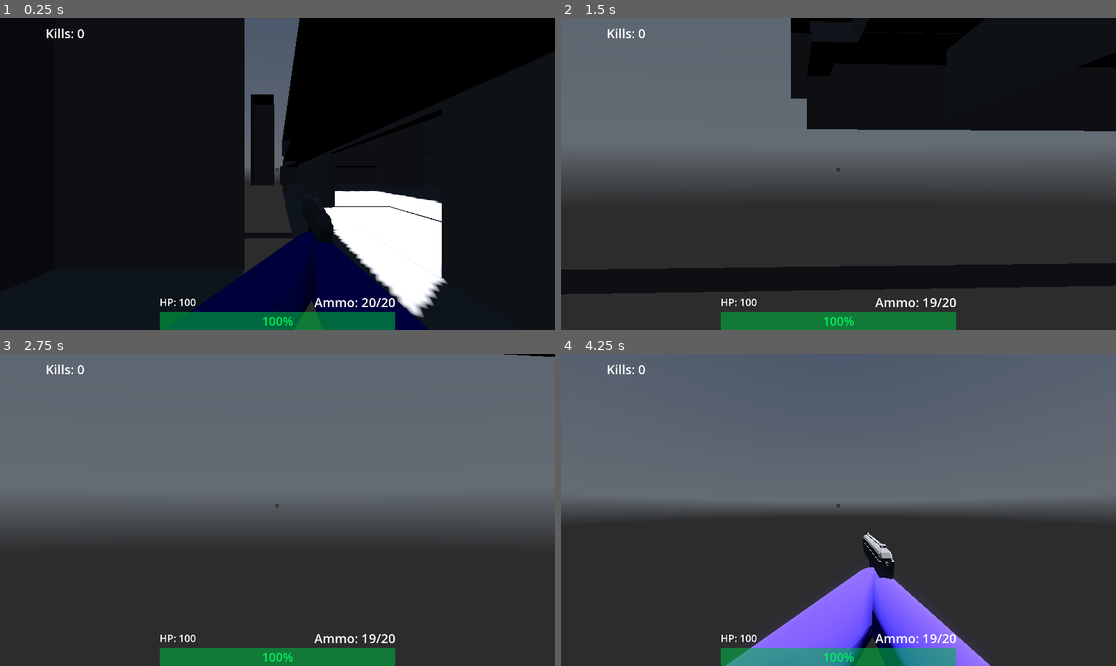
Above: before the commit, frames 1-4 (two rows, left to right).
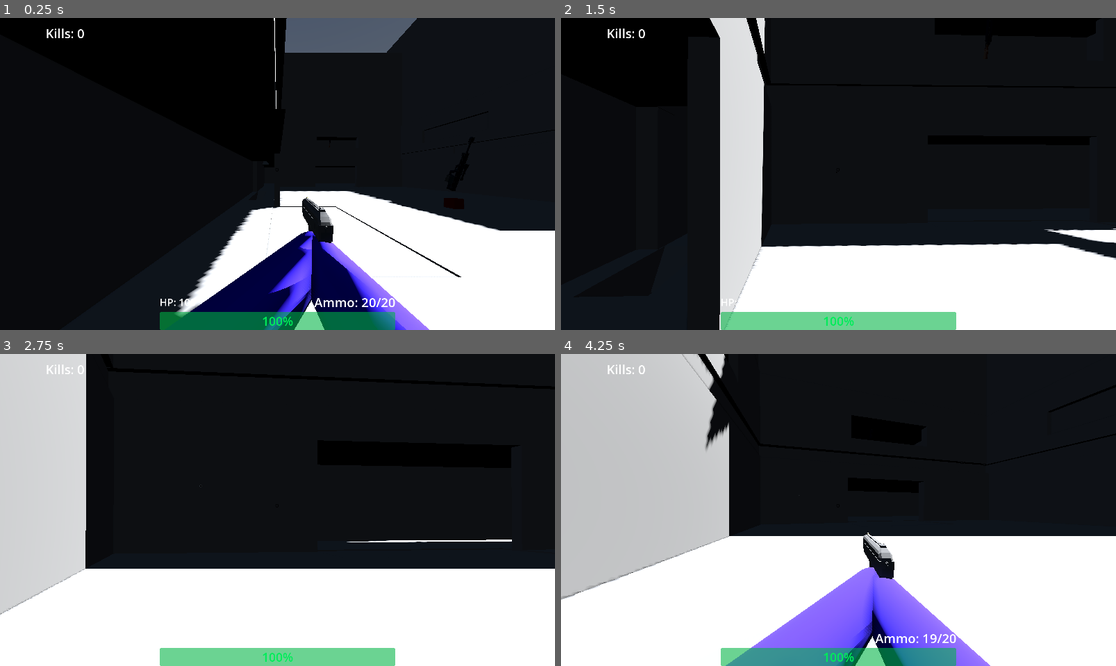
Above: after the commit, the same moments.

Repository: SaebyulH/multiplayer-game
Game: Godot game, scene res://game.tscn
The game is run twice, just before and just after one commit, with the same random seed, the same clock (stepped at 60 frames per second) and the same inputs. This scene is started directly instead of the project's main scene. A sky picture missing from this copy of the repository is replaced by a grey-blue gradient.
Inputs (mouse positions are in pixels of both pictures, inside the frame that each line leads up to):
- Up to frame 1 (0.25 s): no input
- Up to frame 2 (1.5 s): move the mouse to (866, 174) at 0.52 s; hold Right mouse button (ads) 0.53-1.28 s; hold W (forward) from 0.53 s (still down); tap Space (jump) at 0.77 s; move the mouse to (810, 174) at 1.27 s; click (810, 174) at 1.35 s
- Up to frame 3 (2.75 s): keep holding W (forward); tap Space (jump) at 1.52 s; move the mouse to (288, 503) at 2.02 s; hold Mouse wheel down (weapon_next) from 2.03 s (still down)
- Up to frame 4 (4.25 s): keep holding W (forward); move the mouse to (832, 516) at 2.77 s; release Mouse wheel down (weapon_next) at 2.78 s; tap Mouse wheel up (weapon_prev) at 2.85 s; tap Space (jump) at 3.02, 3.77 s; move the mouse to (877, 513) at 3.52 s; hold Right mouse button (ads) from 3.53 s (still down)

The runs differ from the first frame. In frame 1, 20% of the frame differs, in the area x 31-100%, y 0-100%; in frame 2, 77%; in frame 3, 100%, in the area x 0-100%, y 0-100%; in frame 4, 92%.

Commit message:
Update game.tscn

Diff:
--- a/game.tscn
+++ b/game.tscn
@@ -42,7 +42,7 @@
 spawn_path = NodePath("..")
 
 [node name="HostPosition" type="Node3D" parent="." unique_id=1158607876]
-transform = Transform3D(1, 0, 0, 0, 1, 0, 0, 0, 1, -18.083626, -2.2020383, 38.799667)
+transform = Transform3D(1, 0, 0, 0, 1, 0, 0, 0, 1, -11.988104, -2.2020383, 38.799667)
 
 [node name="ClientPosition" type="Node3D" parent="." unique_id=144583522]
 transform = Transform3D(1, 0, 0, 0, 1, 0, 0, 0, 1, 27.36943, -2.6308784, 37.089996)
